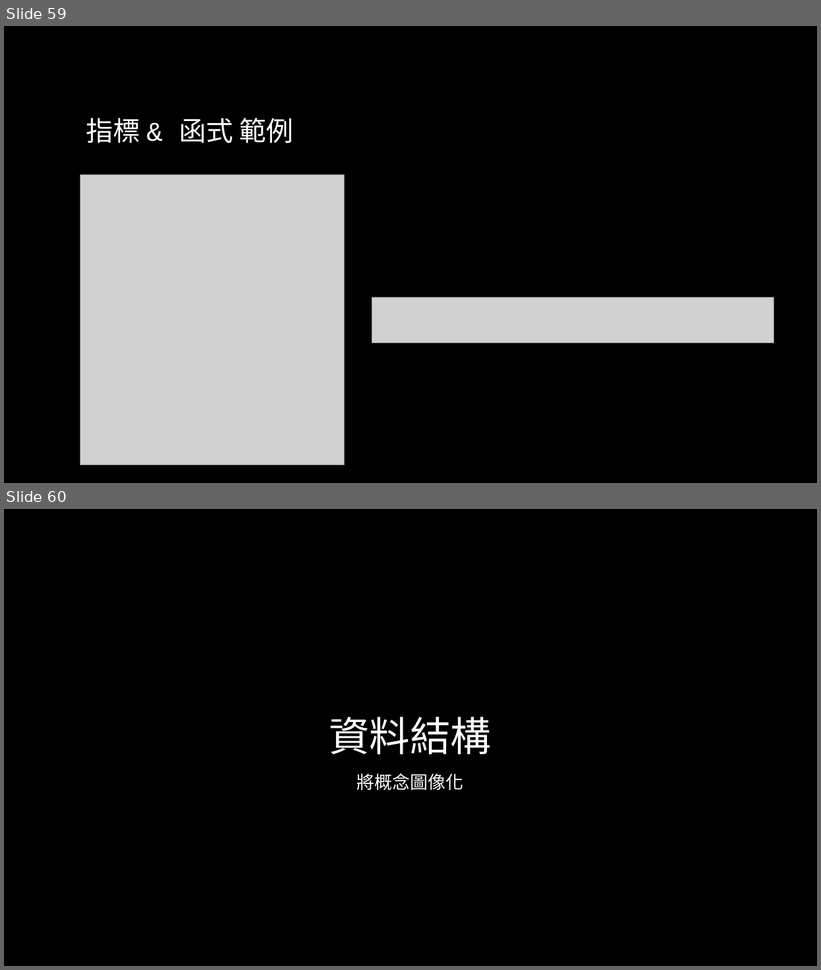
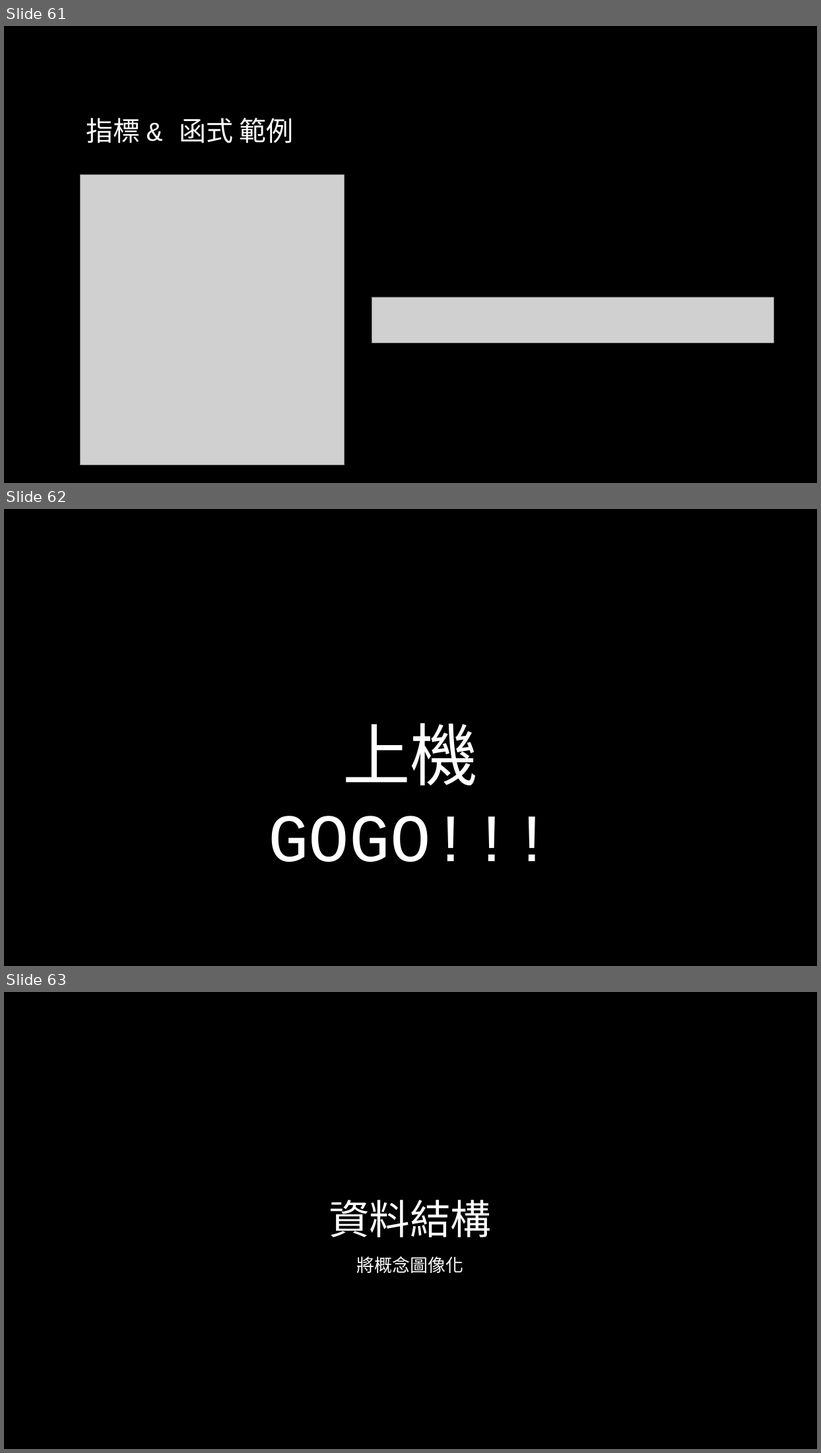
Before and after one commit to liuutin9/2023_summer_camp, a slide deck: 電機_C_Day_2.pptx. Shown one above the other, each under a label of ours: slides 59 and 60 before the commit, slides 61, 62 and 63 after it. The pictures are 821x970 and 821x1453 pixels, drawn with LibreOffice and Linux fonts; fonts in the diff are those of the drawing; grey boxes stand for pictures; background and template pictures are left out. Boxes give left, top, right and bottom in pixels: in the first picture for what was removed or moved away, otherwise in the second. Text is boxed around its words. In the diff, an @@ line names an element or a change of style, - is before the commit and + after.

```diff
--- a/電機_C_Day_2.pptx
+++ b/電機_C_Day_2.pptx
@@ slide 62 added at box(4, 509, 817, 966), background picture (left out) @@
@@ text added at box(268, 723, 552, 862), 80 pt, text #FFFFFF @@
+上機 GOGO!!!
@@ what was slide 59 is now slide 61 @@
@@ what was slide 60 is now slide 63 @@
```
Also in this commit, not shown: 2 slides changed, 2 other slides added.
